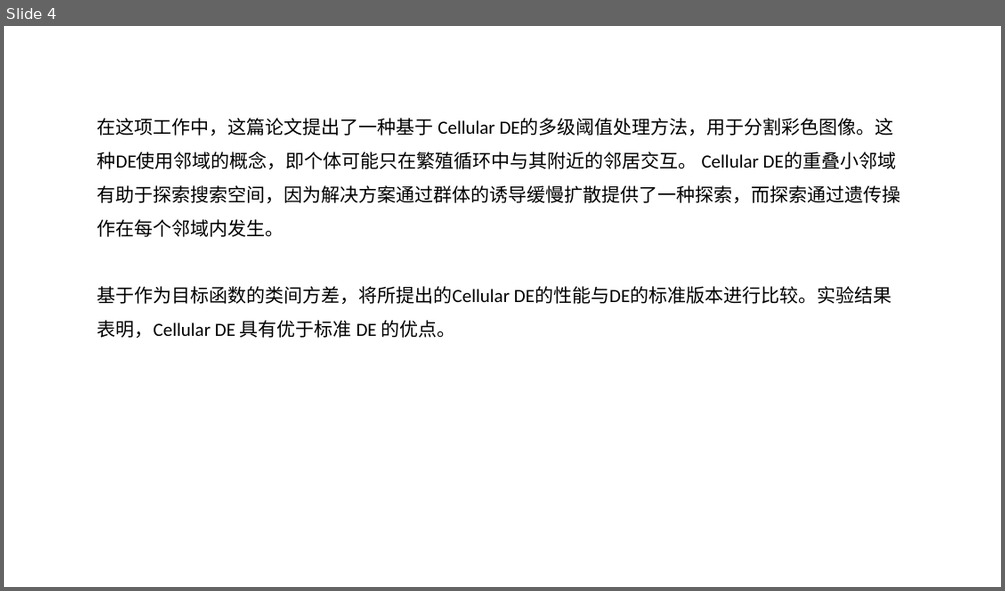
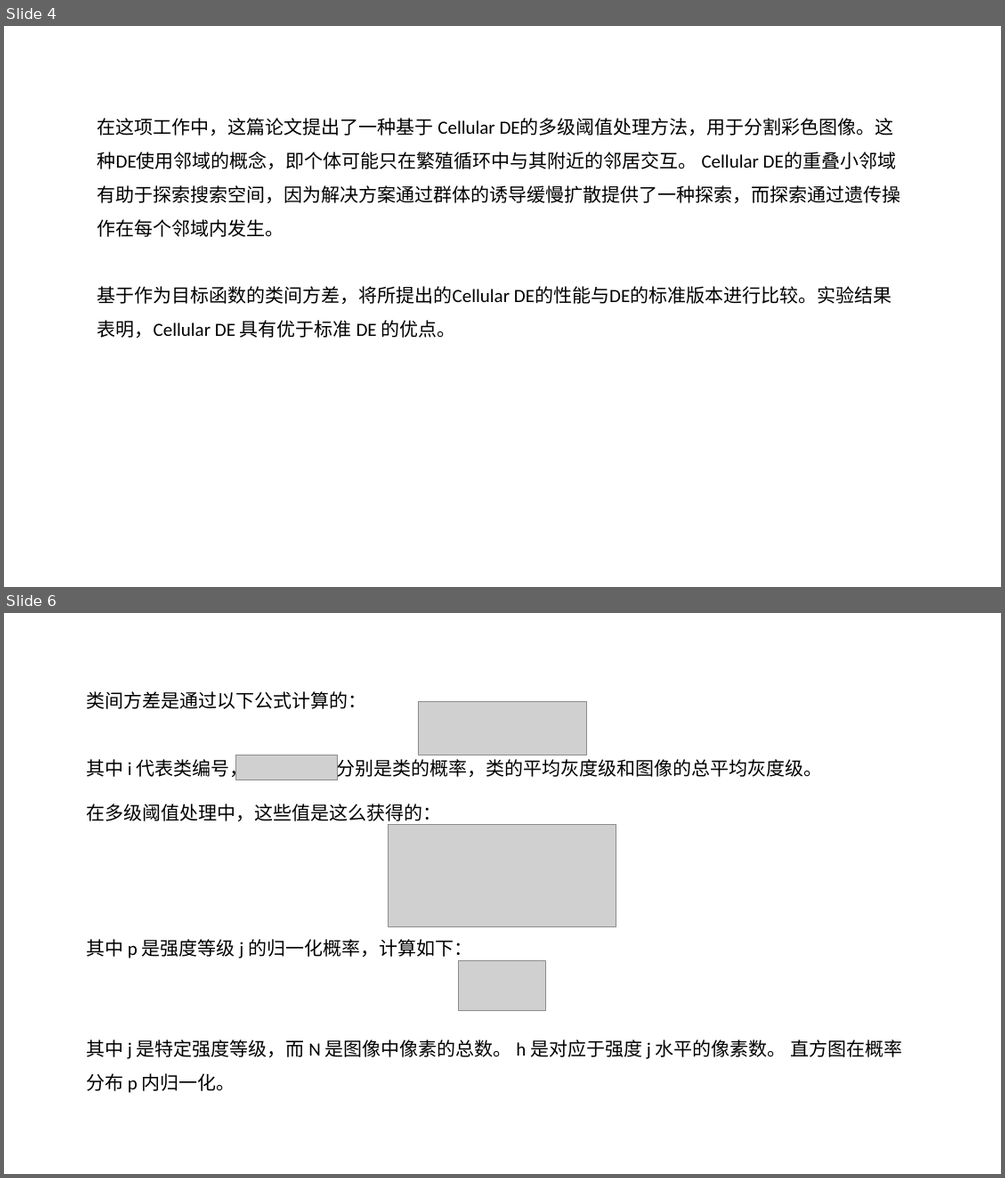
Before and after one commit to likaihz/EAS, a slide deck: YingShengyu/slides.pptx. Shown one above the other, each under a label of ours: slide 4 before the commit, slides 4 and 6 after it; the slides between them are not shown. The pictures are 1005x591 and 1005x1178 pixels, drawn with LibreOffice and Linux fonts; fonts in the diff are those of the drawing; grey boxes stand for pictures. Boxes give left, top, right and bottom in pixels: in the first picture for what was removed or moved away, otherwise in the second. Text is boxed around its words. In the diff, an @@ line names an element or a change of style, - is before the commit and + after.

```diff
--- a/YingShengyu/slides.pptx
+++ b/YingShengyu/slides.pptx
@@ slide 6 added at <box>4,613,1001,1174</box>, background #FFFFFF @@
@@ text added at <box>86,691,902,1093</box>, 18 pt, text #000000 @@
+类间方差是通过以下公式计算的：
+其中 i 代表类编号， 分别是类的概率，类的平均灰度级和图像的总平均灰度级。
+在多级阈值处理中，这些值是这么获得的：
+其中 p 是强度等级 j 的归一化概率，计算如下：
+其中 j 是特定强度等级，而 N 是图像中像素的总数。 h 是对应于强度 j 水平的像素数。 直方图在概率分布 p 内归一化。
@@ picture added at <box>418,702,587,755</box> @@
@@ picture added at <box>235,755,338,779</box> @@
@@ picture added at <box>388,824,615,927</box> @@
@@ picture added at <box>459,961,546,1011</box> @@
```
Also in this commit, not shown: 1 slide changed, 4 other slides added.
